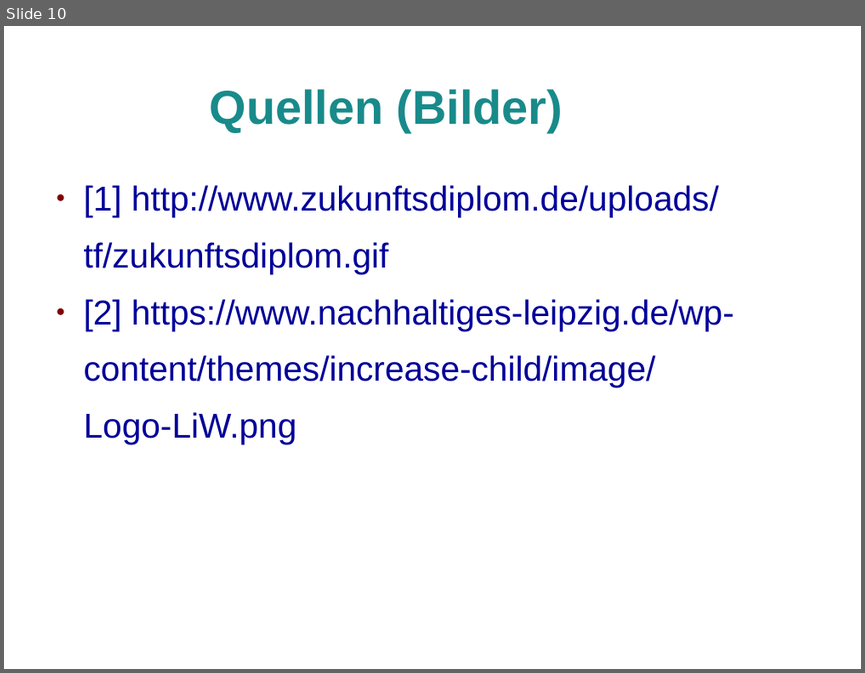
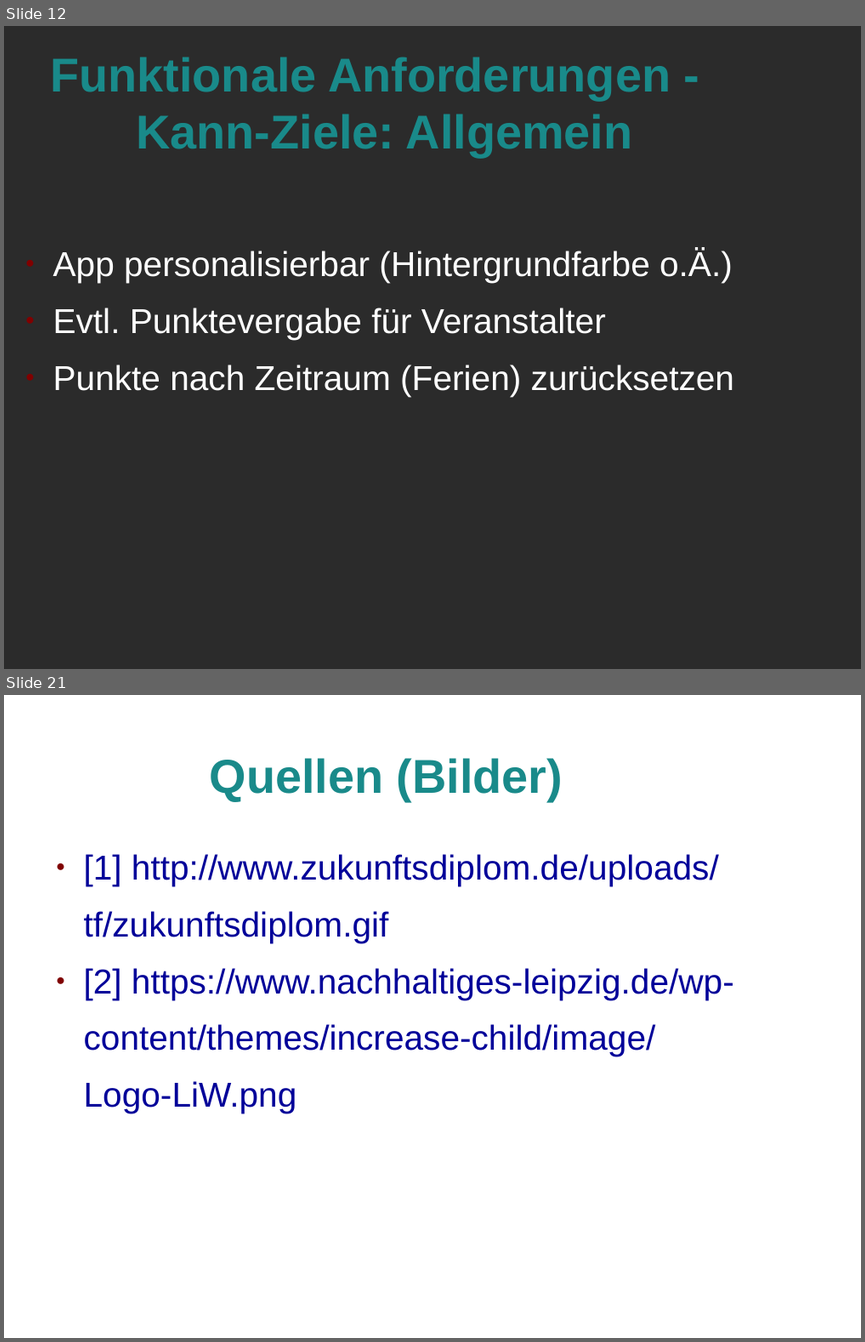
Before and after one commit to Marcel2603/hg17b, a slide deck: Dokumente/Review 1 Praesentation/Review 1.odp. Shown one above the other, each under a label of ours: slide 10 before the commit, slides 12 and 21 after it; the slides between them are not shown. The pictures are 865x673 and 865x1342 pixels, drawn with LibreOffice and Linux fonts; fonts in the diff are those of the drawing; background and template pictures are left out; a plain dark background stands for a picture behind light text. Boxes give left, top, right and bottom in pixels: in the first picture for what was removed or moved away, otherwise in the second. Text is boxed around its words. In the diff, an @@ line names an element or a change of style, - is before the commit and + after.

```diff
--- a/Dokumente/Review 1 Praesentation/Review 1.odp
+++ b/Dokumente/Review 1 Praesentation/Review 1.odp
@@ slide 12 added at bbox=[4, 26, 861, 669], background picture (left out) @@
@@ title added at bbox=[50, 57, 670, 157], 44 pt, text #198A8A, bold @@
+Funktionale Anforderungen -
+Kann-Ziele: Allgemein
@@ text added at bbox=[53, 249, 734, 396], 32 pt, text #FFFFFF @@
+● App personalisierbar (Hintergrundfarbe o.Ä.)
+● Evtl. Punktevergabe für Veranstalter
+● Punkte nach Zeitraum (Ferien) zurücksetzen
@@ what was slide 10 is now slide 21 @@
```
Also in this commit, not shown: 10 other slides added.
